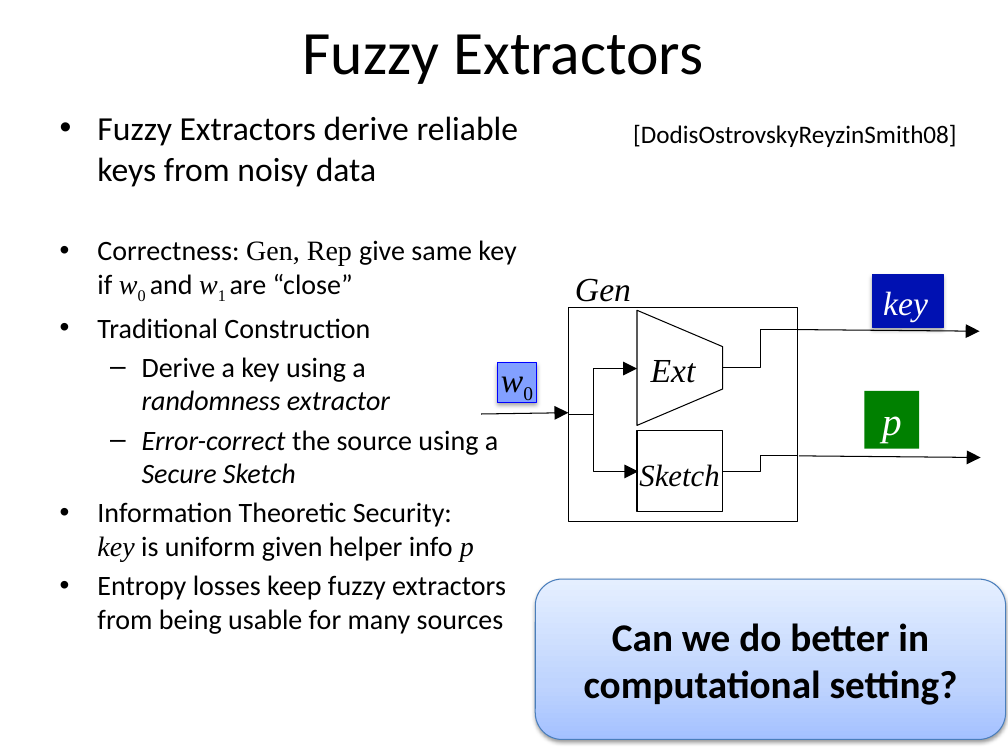
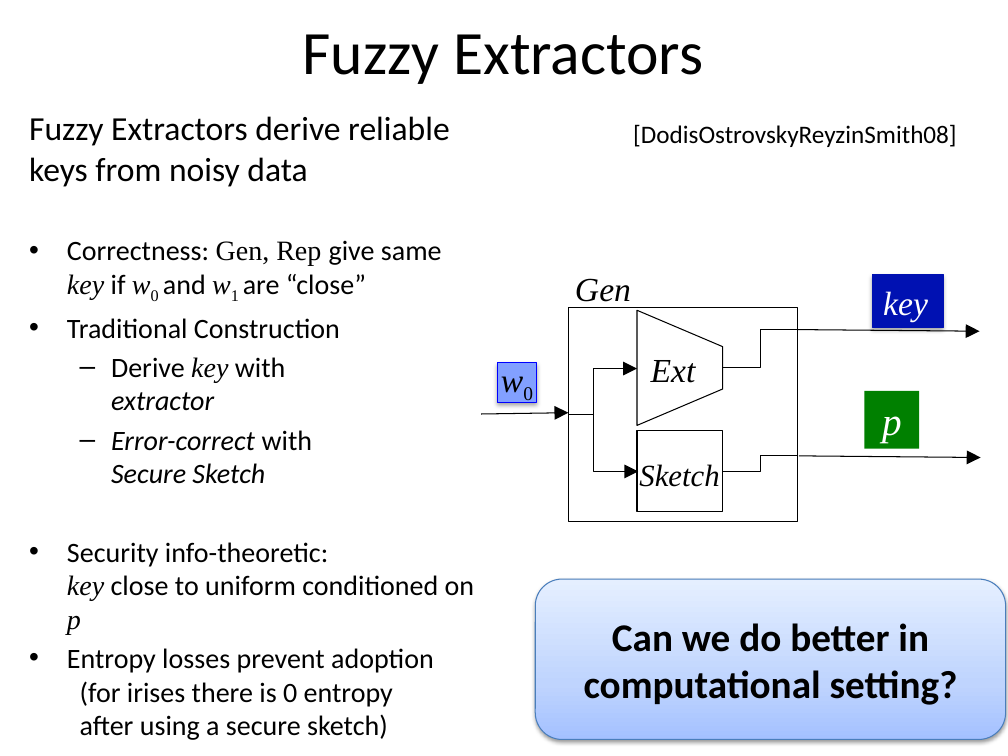
Before and after one commit to xianruimeng/comp-fuzzy-ext, a slide deck: slide 3 of ComputationalFuzzyExtractors-CryptoRump.pptx (slide 2 before the commit). Drawn at 1008x756 pixels with LibreOffice and Linux fonts; fonts in the diff are those of the drawing. Boxes give left, top, right and bottom in pixels: in the first picture for what was removed or moved away, otherwise in the second. Text is boxed around its words. In the diff, an @@ line names an element or a change of style, - is before the commit and + after.

```diff
--- a/ComputationalFuzzyExtractors-CryptoRump.pptx
+++ b/ComputationalFuzzyExtractors-CryptoRump.pptx
@@ text "Fuzzy Extractors derive reliable keys ...": place and size @@
-text "Fuzzy Extractors derive reliable keys ..." at [97,116,519,634]
+text "Fuzzy Extractors derive reliable keys ..." at [29,116,475,740]
@@ text at [29,116,450,299]: font Calibri to Times New Roman, italic on in "key"; bullet • to none @@
@@ text at [67,357,475,740]: text changed @@
-  – Derive a key using a
-    randomness extractor
-  – Error-correct the source using a Secure Sketch
-• Information Theoretic Security:
-  key is uniform given helper info p
-• Entropy losses keep fuzzy extractors from being usable for many sources
+  – Derive key with
+    extractor
+  – Error-correct with
+    Secure Sketch
+• Security info-theoretic:
+  key close to uniform conditioned on p
+• Entropy losses prevent adoption
+  (for irises there is 0 entropy
+  after using a secure sketch)
```
Also in this commit, not shown: 3 other slides changed, 4 slides added, 1 other file.
